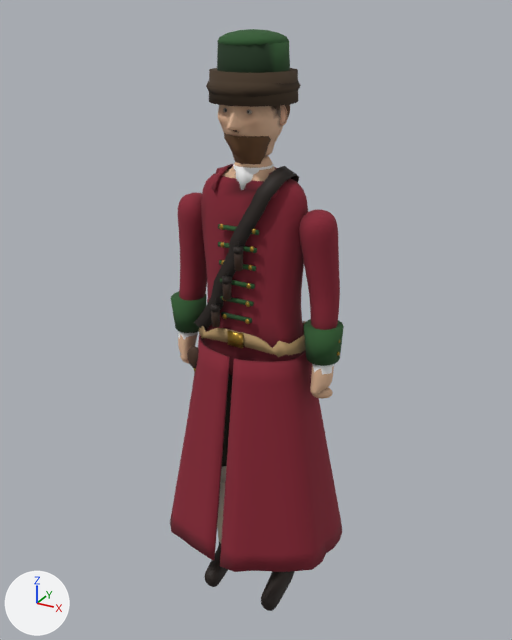
The glTF model reckoning/models/strelets.glb as it was, and as the next commit left it.
Camera for both pictures: a 50 mm camera at (0.972, -1.752, 1.919) aimed at (-0.012, 0.036, 1.026). Arrows for +X, +Y and +Z are at lower left; the lights stay in place. The picture after the commit comes second. Vertices at exactly the same position are counted once.

The first picture shows 'strelets_beard', 'strelets_belt', 'strelets_body', 'strelets_coat', 'strelets_cuff', 'strelets_fur', 'strelets_hat', 'strelets_leather', 'strelets_skin' and 5 more.
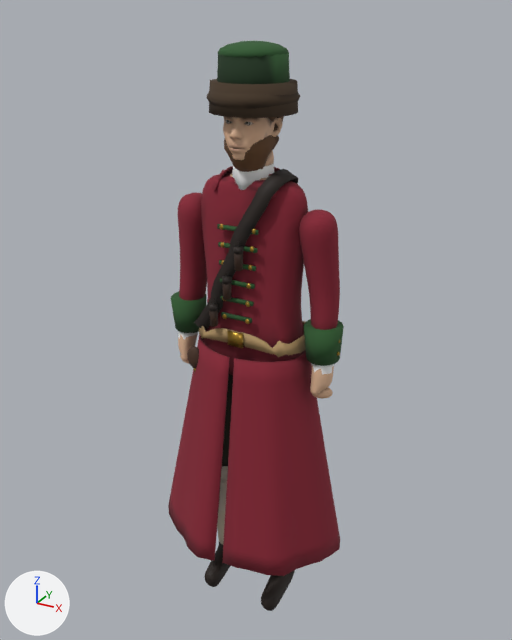
Edits to the bpy script that builds the scene:
```text
Change me_strelets_beard:
    remove me_strelets_beard.from_pydata(...)  # 534 vertices, 1064 faces; spans x -0.081..0.081, y -0.124..0.092, z 1.522..1.77
    add me_strelets_beard.from_pydata(...)  # 534 vertices, 1064 faces; spans x -0.073..0.073, y -0.105..0.078, z 1.494..1.742
    me_strelets_beard part 1: 534 of 534 vertices moved; they spanned x -0.081..0.081, y -0.124..0.092, z 1.522..1.77 and now span x -0.073..0.073, y -0.105..0.078, z 1.494..1.742; mean shift (0.0, 0.0, -0.03)
Change me_strelets_body:
    remove me_strelets_body.from_pydata(...)  # 3314 vertices, 6608 faces; spans x -0.27..0.27, y -0.13..0.09, z 0.01..1.55
    add me_strelets_body.from_pydata(...)  # 3314 vertices, 6608 faces; spans x -0.27..0.27, y -0.13..0.09, z 0.01..1.53
    me_strelets_body part 2: 73 vertices moved from x -0.11..0.13, y -0.06..0.05, z 1.48..1.55 to x -0.11..0.13, y -0.06..0.04, z 1.47..1.53; 55 vertices removed from x -0.1..0.1, y -0.06..0.06, z 1.48..1.55; 55 vertices added at x -0.1..0.12, y -0.06..0.06, z 1.47..1.52
    me_strelets_body part 3: 1636 kept faces spanning x -0.27..0.27, y -0.11..0.09, z 0.07..1.53 get new vertex colours
Change me_strelets_coat:
    remove me_strelets_coat.from_pydata(...)  # 1026 vertices, 2040 faces; spans x -0.316..0.306, y -0.255..0.25, z 0.28..1.511
    add me_strelets_coat.from_pydata(...)  # 1026 vertices, 2040 faces; spans x -0.306..0.322, y -0.256..0.255, z 0.28..1.505
    me_strelets_coat part 4: 855 of 1026 vertices moved; they spanned x -0.316..0.306, y -0.255..0.25, z 0.28..0.971 and now span x -0.306..0.322, y -0.256..0.255, z 0.28..0.971; mean shift (0.0, 0.0, 0.0); largest move (-0.251, 0.113, 0.28) -> (-0.272, 0.125, 0.28)
    me_strelets_coat part 5: 64 of 1026 vertices moved; they spanned x -0.116..0.116, y -0.069..0.071, z 1.446..1.511 and now span x -0.103..0.103, y -0.068..0.07, z 1.448..1.505; mean shift (0.0, 0.0, -0.002); largest move (0.083, -0.06, 1.481) -> (0.081, -0.042, 1.491)
Change me_strelets_fur:
    remove me_strelets_fur.from_pydata(...)  # 200 vertices, 392 faces; spans x -0.125..0.125, y -0.132..0.132, z 1.685..1.775
    add me_strelets_fur.from_pydata(...)  # 200 vertices, 392 faces; spans x -0.125..0.125, y -0.132..0.132, z 1.657..1.747
    me_strelets_fur part 6: the whole mesh is moved by (0.0, 0.0, -0.028)
Change me_strelets_hat:
    remove me_strelets_hat.from_pydata(...)  # 172 vertices, 336 faces; spans x -0.099..0.099, y -0.1..0.1, z 1.72..1.87
    add me_strelets_hat.from_pydata(...)  # 172 vertices, 336 faces; spans x -0.099..0.099, y -0.1..0.1, z 1.692..1.842
    me_strelets_hat part 7: the whole mesh is moved by (0.0, 0.0, -0.028)
Change me_strelets_skin:
    remove me_strelets_skin.from_pydata(...)  # 2424 vertices, 4800 faces; spans x -0.094..0.094, y -0.141..0.099, z 1.546..1.777
    add me_strelets_skin.from_pydata(...)  # 1599 vertices, 3168 faces; spans x -0.083..0.081, y -0.115..0.084, z 1.417..1.749
    me_strelets_skin part 8: the loose piece of 108 vertices spanning x 0.078..0.094, y -0.016..0.022, z 1.63..1.688 is deleted
    me_strelets_skin part 9: 2044 vertices removed from x -0.093..0.093, y -0.141..0.099, z 1.546..1.777; 1597 vertices added at x -0.083..0.081, y -0.115..0.084, z 1.417..1.749
    other edits to the shape of me_strelets_skin do not show in these pictures
```

Boxes (x1, y1, x2, y2) around the edits, measured in the pictures (512 x 640 px; the box of a moved part takes in the faces that stretch with it):
'strelets_coat', reshaped
    before: (170, 164, 342, 572)
    after: (168, 166, 340, 576)
'strelets_body', reshaped
    before: (178, 156, 340, 611)
    after: (178, 173, 340, 611)
'strelets_fur', moved
    before: (206, 68, 301, 107)
    after: (206, 79, 300, 118)
'strelets_hat', moved
    before: (217, 29, 290, 73)
    after: (217, 41, 290, 84)
'strelets_skin', reshaped
    before: (218, 105, 287, 156)
    after: (223, 116, 283, 166)
'strelets_beard', reshaped
    before: (224, 130, 271, 165)
    after: (224, 135, 279, 172)
part 2 of me_strelets_body, moved or reshaped
    before: (211, 156, 303, 193)
    after: (211, 173, 303, 193)
part 3 of me_strelets_body, edited (looks the same)
    both: (179, 185, 339, 592)
part 4 of me_strelets_coat, moved or reshaped
    before: (170, 339, 342, 572)
    after: (168, 339, 340, 576)
part 5 of me_strelets_coat, moved or reshaped
    before: (211, 164, 291, 199)
    after: (212, 166, 280, 199)
part 8 of me_strelets_skin, deleted
    before: (280, 105, 287, 126)
part 9 of me_strelets_skin, moved or reshaped
    before: (218, 105, 286, 156)
    after: (223, 116, 283, 166)
